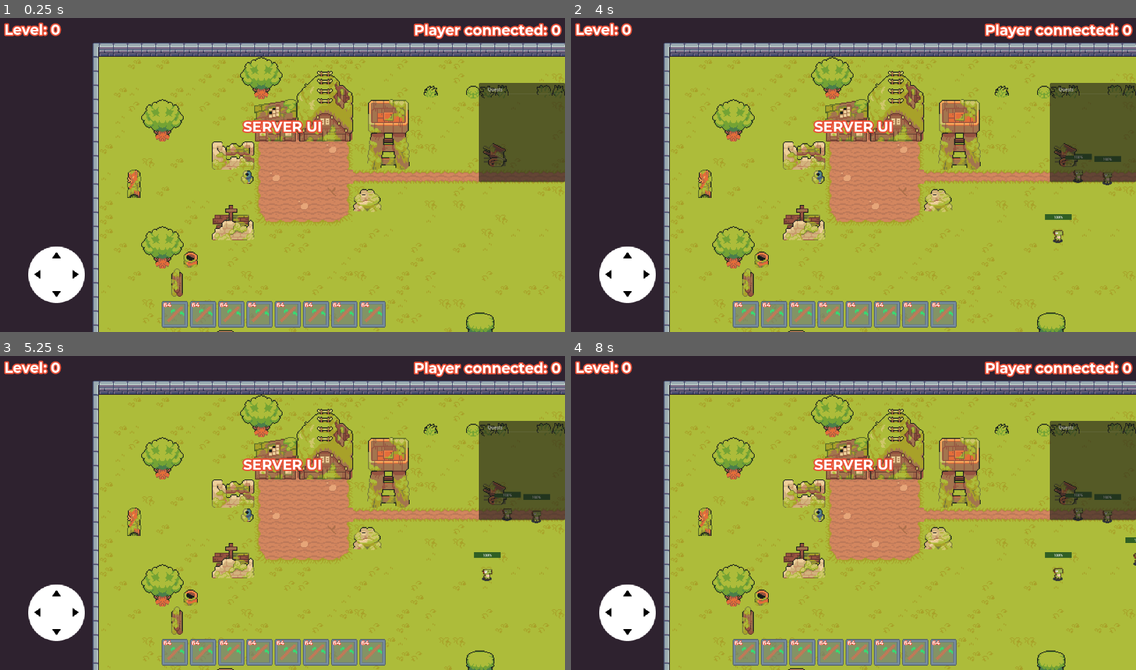
Above: before the commit, frames 1-4 (two rows, left to right).
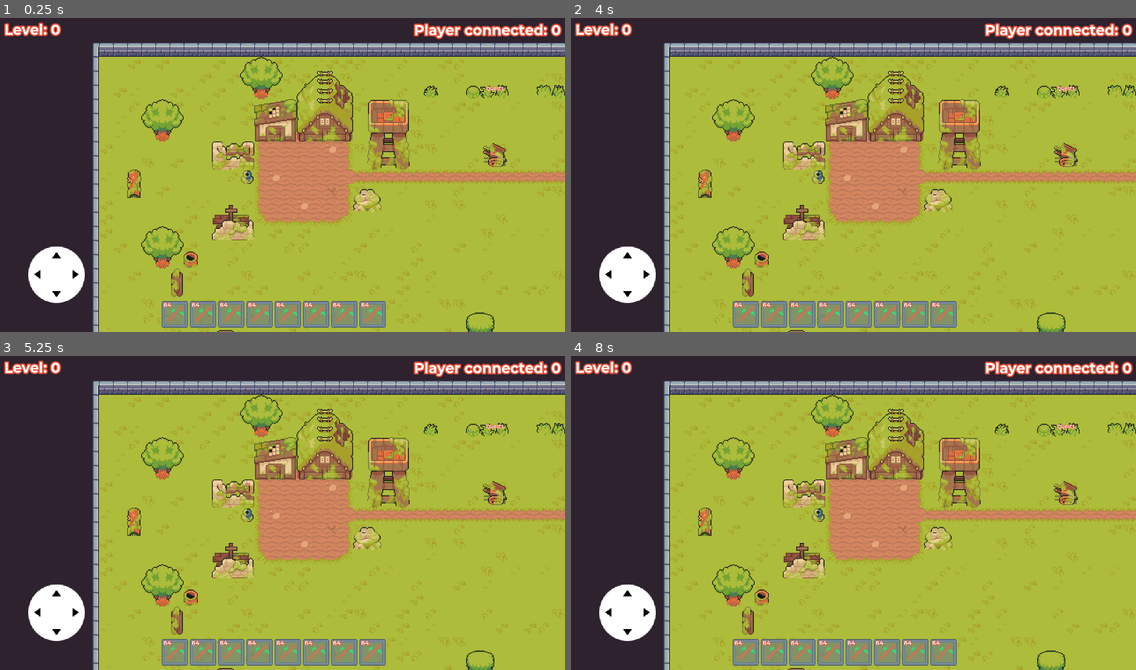
Above: after the commit, the same moments.

Repository: Muchach0/tomatoe-mmo
Game: Godot game, scene res://Scenes/level_mmo_forest.tscn
The game is run twice, just before and just after one commit, with the same random seed, the same clock (stepped at 60 frames per second) and the same inputs.
Inputs (mouse positions are in pixels of both pictures, inside the frame that each line leads up to):
- Up to frame 1 (0.25 s): no input
- Up to frame 2 (4 s): click "64" at 0.5 s; click "64" at 1.25 s; click "64" at 2 s; click "64" at 2.75 s; click "64" at 3.5 s
- Up to frame 3 (5.25 s): click "64" at 4.25 s; click "64" at 5 s
- Up to frame 4 (8 s): click "64" at 5.75 s; tap Enter (ui_accept) at 6.5, 6.77, 7.25 s; move the mouse to (977, 494) at 6.52 s; hold Right (ui_right) 6.53-7.25 s; click (977, 494) at 6.67 s; drag from (740, 525) to (1107, 516) at 7.27 s

The runs differ from the first frame. In frame 1, 5.3% of the frame differs, in the area x 42-100%, y 20-53%; in frame 2, 5.4%; in frame 3, 5.4%; in frame 4, 5.5%, in the area x 42-100%, y 20-72%.

Commit message:
[QUESTS][UI]: Improve quests UI

Diff:
--- a/Prefab/UI/UI.tscn
+++ b/Prefab/UI/UI.tscn
@@ -9,6 +9,21 @@
 [ext_resource type="AudioStream" uid="uid://b34dfti6a06rt" path="res://Art/Sounds/bonusUsed.wav" id="7_ty01m"]
 [ext_resource type="Script" uid="uid://dncevmkgy25gn" path="res://Prefab/UI/Inventory/inventory_display.gd" id="8_fiall"]
 [ext_resource type="PackedScene" uid="uid://d0hb815m3rp0f" path="res://Prefab/UI/Inventory/ItemSlot.tscn" id="9_3qnsr"]
+[ext_resource type="Texture2D" uid="uid://bku1tgsc4dkjk" path="res://Art/Sprites/icon/arrow_down.png" id="10_ty01m"]
+[ext_resource type="Texture2D" uid="uid://dsibb0fq75v1t" path="res://Art/Sprites/icon/arrow_left.png" id="11_ty01m"]
+
+[sub_resource type="StyleBoxFlat" id="StyleBoxFlat_fiall"]
+bg_color = Color(0, 0, 0, 0)
+
+[sub_resource type="StyleBoxEmpty" id="StyleBoxEmpty_ty01m"]
+
+[sub_resource type="StyleBoxEmpty" id="StyleBoxEmpty_18pal"]
+
+[sub_resource type="StyleBoxEmpty" id="StyleBoxEmpty_jum4t"]
+
+[sub_resource type="StyleBoxEmpty" id="StyleBoxEmpty_tc14e"]
+
+[sub_resource type="StyleBoxEmpty" id="StyleBoxEmpty_shvhy"]
 
 [node name="UI" type="CanvasLayer"]
 script = ExtResource("1_gtstx")
@@ -361,7 +376,21 @@
 layout_direction = 2
 layout_mode = 2
 size_flags_vertical = 3
-theme_override_font_sizes/font_size = 10
-theme_override_font_sizes/title_button_font_size = 10
+theme = ExtResource("3_17e3r")
+theme_override_colors/font_color = Color(1, 1, 1, 1)
+theme_override_colors/font_outline_color = Color(0.91764706, 0.30980393, 0.21176471, 1)
+theme_override_constants/outline_size = 3
+theme_override_font_sizes/font_size = 12
+theme_override_font_sizes/title_button_font_size = 12
+theme_override_icons/arrow = ExtResource("10_ty01m")
+theme_override_icons/arrow_collapsed = ExtResource("11_ty01m")
+theme_override_styles/panel = SubResource("StyleBoxFlat_fiall")
+theme_override_styles/hovered = SubResource("StyleBoxEmpty_ty01m")
+theme_override_styles/hovered_dimmed = SubResource("StyleBoxEmpty_18pal")
+theme_override_styles/hovered_selected = SubResource("StyleBoxEmpty_jum4t")
+theme_override_styles/hovered_selected_focus = SubResource("StyleBoxEmpty_tc14e")
+theme_override_styles/selected = SubResource("StyleBoxEmpty_shvhy")
+select_mode = 1
+auto_tooltip = false
 
 [connection signal="pressed" from="AiButtonTest" to="." method="_on_ai_button_test_pressed"]
--- a/Prefab/UI/ui.gd
+++ b/Prefab/UI/ui.gd
@@ -75,6 +75,7 @@
     # Create root
     tree_root = tree.create_item()
     tree_root.set_text(0, "Quests")
+    tree.item_mouse_selected.connect(_on_tree_item_mouse_selected) # Be able to click to toggle the collapse of the tree item
 
 
 func on_player_added(_player_id, _player_info) -> void:
@@ -282,4 +283,16 @@
     else:
         print("ui.gd - on_quest_completed() - Quest tree item not found: %s" % quest_id)
 
+func _on_tree_item_mouse_selected(position: Vector2, mouse_button_index: int) -> void:
+    # Check if the click was with the left mouse button (index 1)
+    if mouse_button_index == MOUSE_BUTTON_LEFT:
+        # Get the currently selected TreeItem
+        var item: TreeItem = tree.get_selected()
+
+        if item != null:
+            # Check if the item has children (i.e., is foldable)
+            if item.get_child(0) != null:
+                # Toggle the 'collapsed' property
+                item.collapsed = not item.collapsed
+
 #endregion: Quest Tree
Not shown: 1 places in Prefab/UI/UI.tscn that only renumber resources
